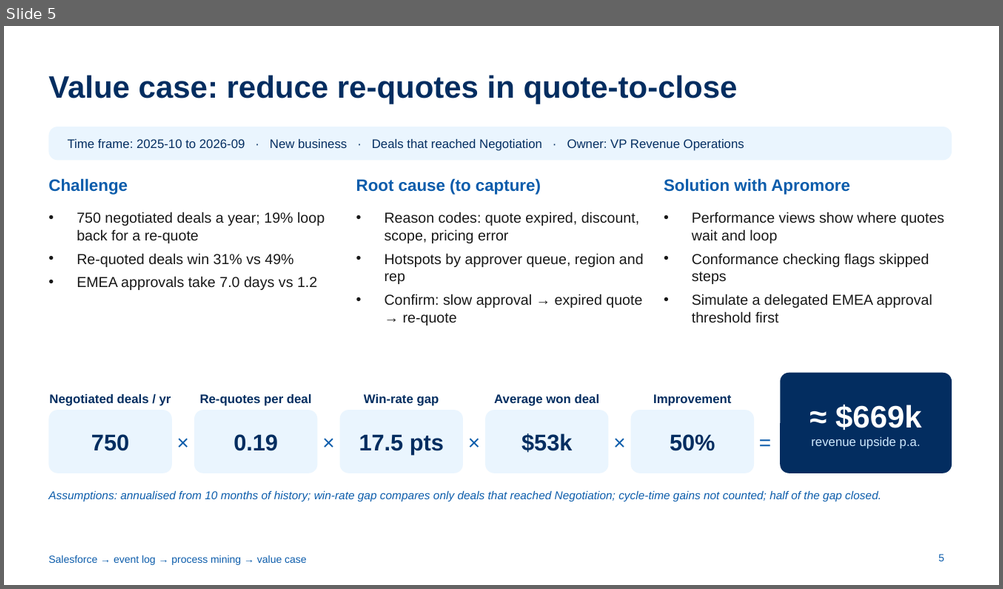
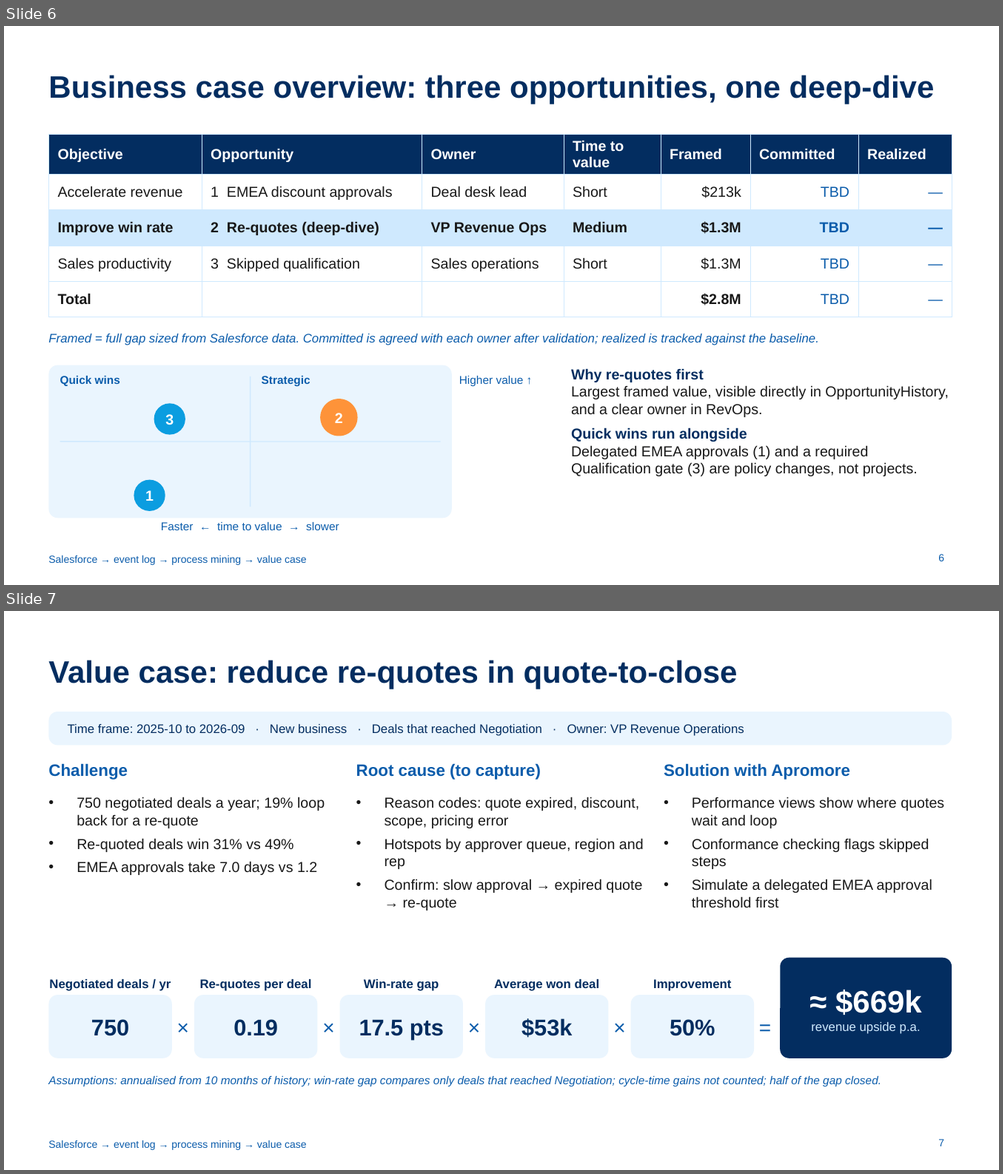
Before and after one commit to ch-lukas/salesforce-process-intelligence, a slide deck: deck/salesforce-process-intelligence.pptx. Shown one above the other, each under a label of ours: slide 5 before the commit, slides 6 and 7 after it. The pictures are 1003x589 and 1003x1174 pixels, drawn with LibreOffice and Linux fonts; fonts in the diff are those of the drawing. Boxes give left, top, right and bottom in pixels: in the first picture for what was removed or moved away, otherwise in the second. Text is boxed around its words. In the diff, an @@ line names an element or a change of style, - is before the commit and + after.

```diff
--- a/deck/salesforce-process-intelligence.pptx
+++ b/deck/salesforce-process-intelligence.pptx
@@ slide 6 added at (4, 26, 999, 585), background #FFFFFF; not listed: 1 template element that a slide beside it also shows @@
@@ title added at (48, 75, 934, 104), 30 pt, text #032D60, bold @@
+Business case overview: three opportunities, one deep-dive
@@ table added at (48, 134, 951, 309), 5 rows, 7 columns @@
+Objective | Opportunity | Owner | Time to value | Framed | Committed | Realized
+Accelerate revenue | 1 EMEA discount approvals | Deal desk lead | Short | $213k | TBD | —
+Improve win rate | 2 Re-quotes (deep-dive) | VP Revenue Ops | Medium | $1.3M | TBD | —
+Sales productivity | 3 Skipped qualification | Sales operations | Short | $1.3M | TBD | —
+Total |  |  |  | $2.8M | TBD | —
@@ text added at (48, 334, 819, 346), 12 pt, text #0B5CAB, italic @@
+Framed = full gap sized from Salesforce data. Committed is agreed with each owner after validation; realized is tracked against the baseline.
@@ rounded rectangle added at (48, 366, 452, 518), fill #EAF5FE @@
@@ text added at (60, 376, 120, 386), 11 pt, text #0B5CAB, bold @@
+Quick wins
@@ line added from (250, 377) to (250, 507), #CFE9FE 1 pt @@
@@ text added at (262, 376, 310, 386), 11 pt, text #0B5CAB, bold @@
+Strategic
@@ text added at (459, 376, 523, 386), 11 pt, text #0B5CAB @@
+Higher value ↑
@@ text added at (571, 369, 948, 477), 14 pt, text #181818 @@
+Why re-quotes first
+Largest framed value, visible directly in OpportunityHistory, and a clear owner in RevOps.
+Quick wins run alongside
+Delegated EMEA approvals (1) and a required Qualification gate (3) are policy changes, not projects.
@@ ellipse added at (320, 399, 358, 437), fill #FE9339 @@
@@ ellipse added at (154, 403, 185, 435), fill #0B9DE0 @@
@@ text added at (165, 414, 173, 426), 14 pt, text #FFFFFF, bold @@
+3
@@ text added at (335, 413, 343, 423), 14 pt, text #FFFFFF, bold @@
+2
@@ line added from (60, 443) to (441, 443), #CFE9FE 1 pt @@
@@ ellipse added at (134, 480, 165, 511), fill #0B9DE0 @@
@@ text added at (145, 491, 153, 501), 14 pt, text #FFFFFF, bold @@
+1
@@ text added at (161, 523, 339, 531), 11 pt, text #0B5CAB @@
+Faster ← time to value → slower
@@ page number added at (938, 554, 944, 562), 10 pt, text #0B5CAB @@
+6
@@ what was slide 5 is now slide 7 @@
@@ page number at (938, 1139, 944, 1147): text changed @@
-5
+7
```
Also in this commit, not shown: 1 slide changed, 1 other slide added, 2 other files.
